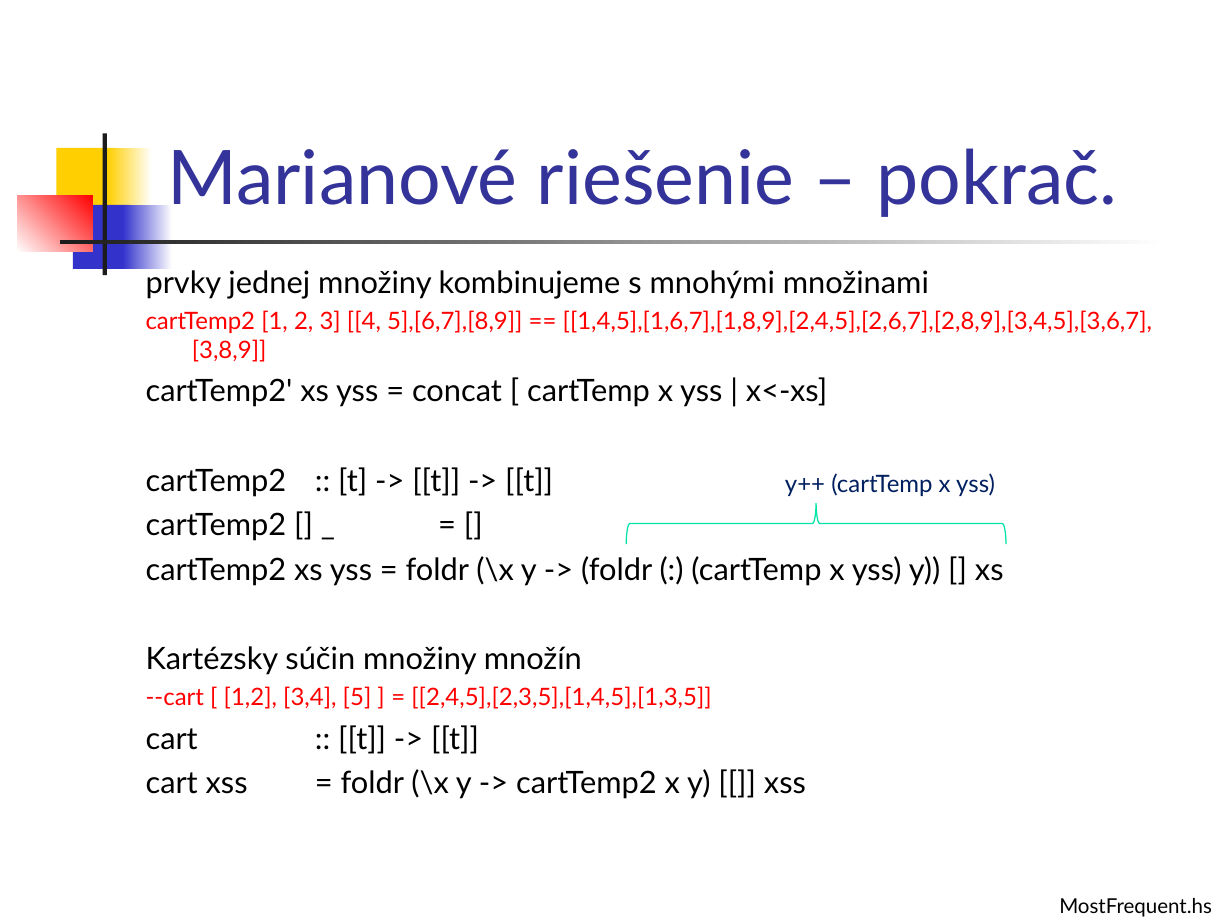
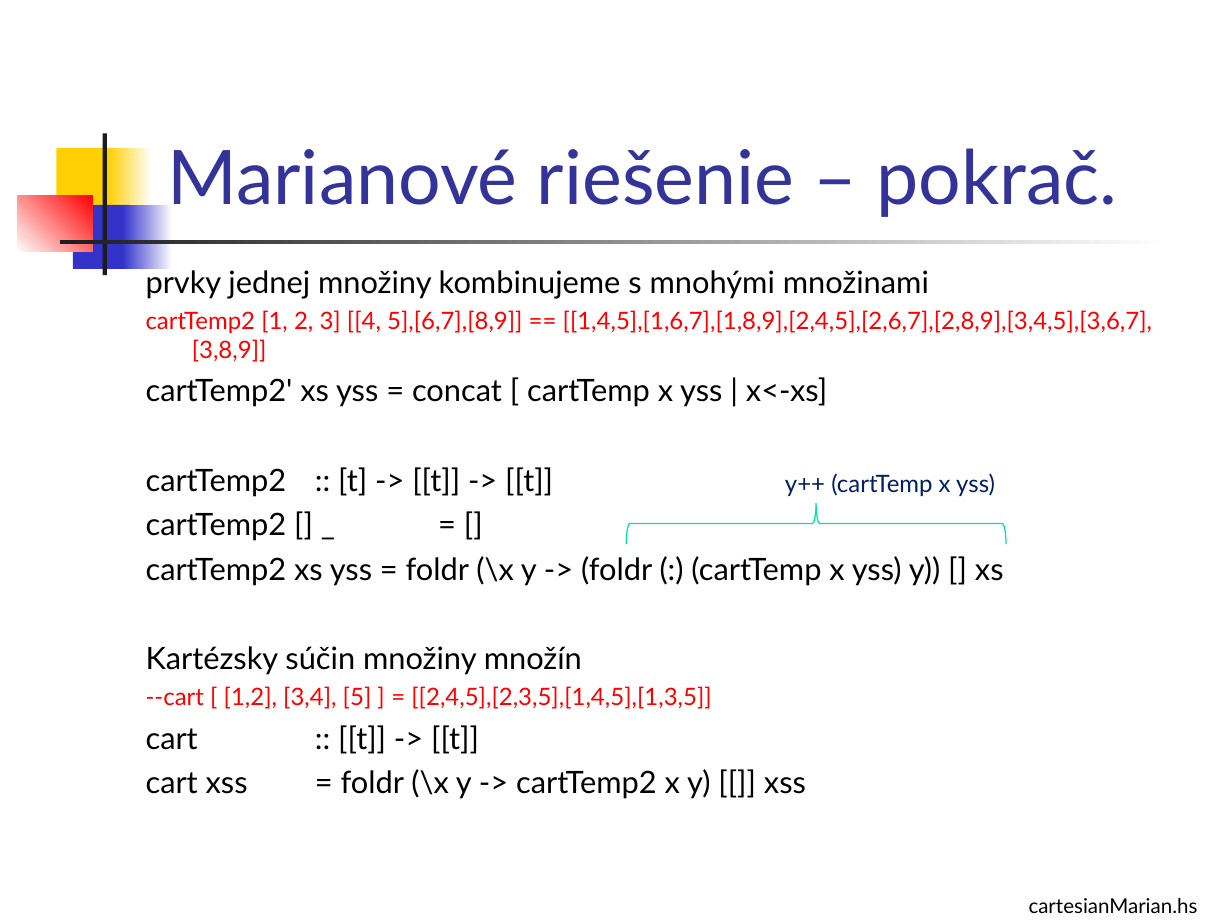
Before and after one commit to Funkcionalne/Prednasky, a slide deck: slide 17 of 03/03_fpro.ppt. Drawn at 1232x924 pixels with LibreOffice and Linux fonts; fonts in the diff are those of the drawing. Boxes give left, top, right and bottom in pixels: in the first picture for what was removed or moved away, otherwise in the second. Text is boxed around its words. In the diff, an @@ line names an element or a change of style, - is before the commit and + after.

```diff
--- a/03/03_fpro.ppt
+++ b/03/03_fpro.ppt
@@ text at [1029,898,1198,913]: text changed @@
-MostFrequent.hs
+cartesianMarian.hs
```
Also in this commit, not shown: 1 other slide changed, 3 slides added, 22 slides removed, 2 other files.
